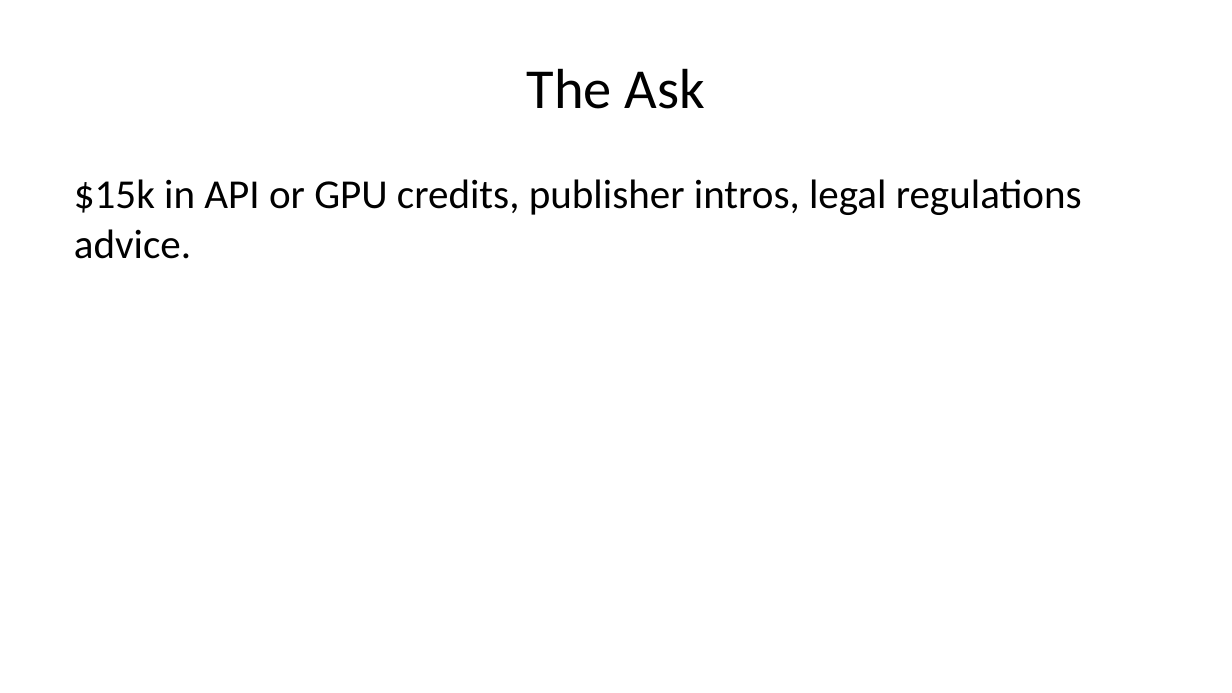
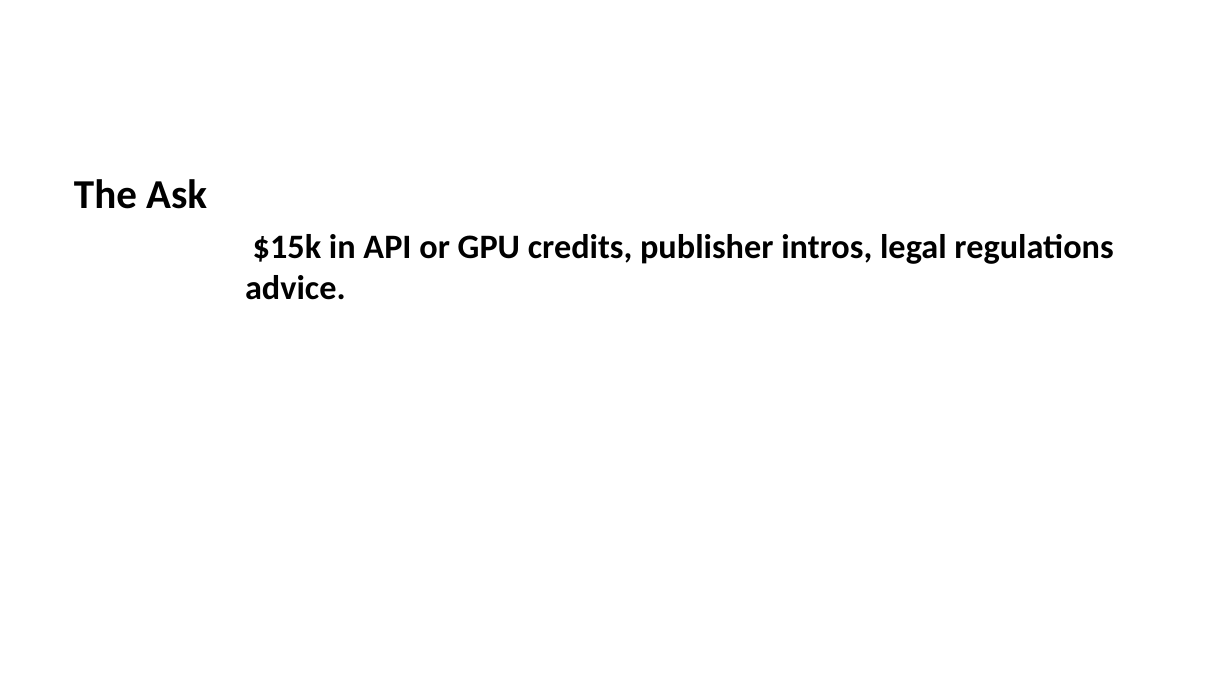
Before and after one commit to comics-factory/pitch-deck, a slide deck: slide 12 of dist/ai-storybook-investor.pptx (slide 9 before the commit). Drawn at 1232x693 pixels with LibreOffice and Linux fonts; fonts in the diff are those of the drawing. Boxes give left, top, right and bottom in pixels: in the first picture for what was removed or moved away, otherwise in the second. Text is boxed around its words. In the diff, an @@ line names an element or a change of style, - is before the commit and + after.

```diff
--- a/dist/ai-storybook-investor.pptx
+++ b/dist/ai-storybook-investor.pptx
@@ title removed at bbox=[527, 68, 705, 109] @@
-The Ask
@@ text at bbox=[74, 179, 207, 209]: paragraph added @@
+The Ask
@@ text at bbox=[245, 234, 1113, 300]: size 24 to 20 pt, bold on; indent changed @@
```
Also in this commit, not shown: 8 other slides changed, 4 slides added, 2 slides removed, 36 other files.
